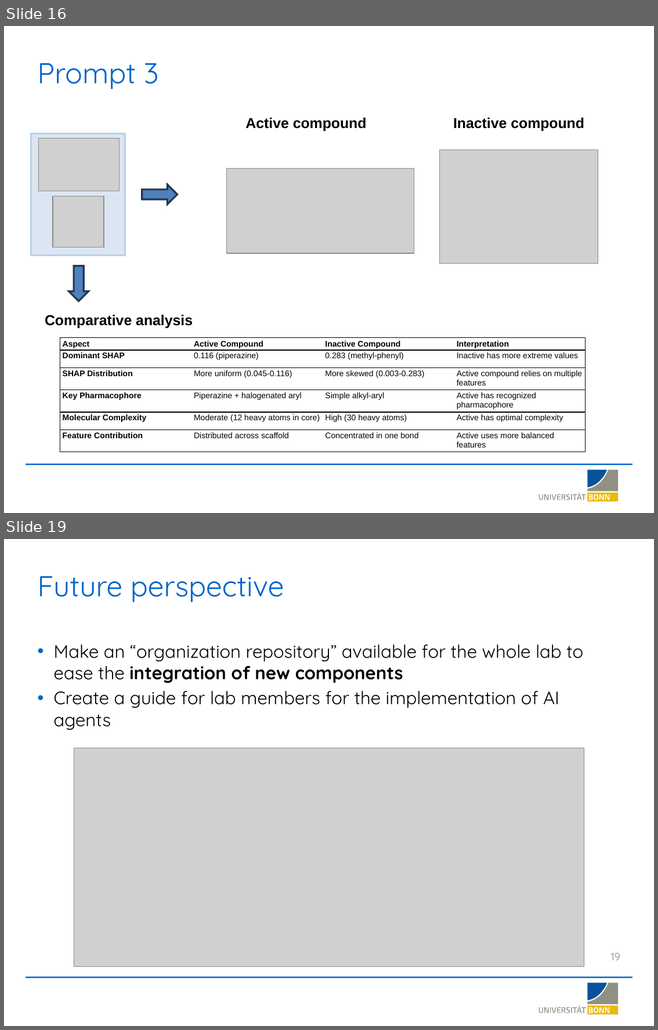
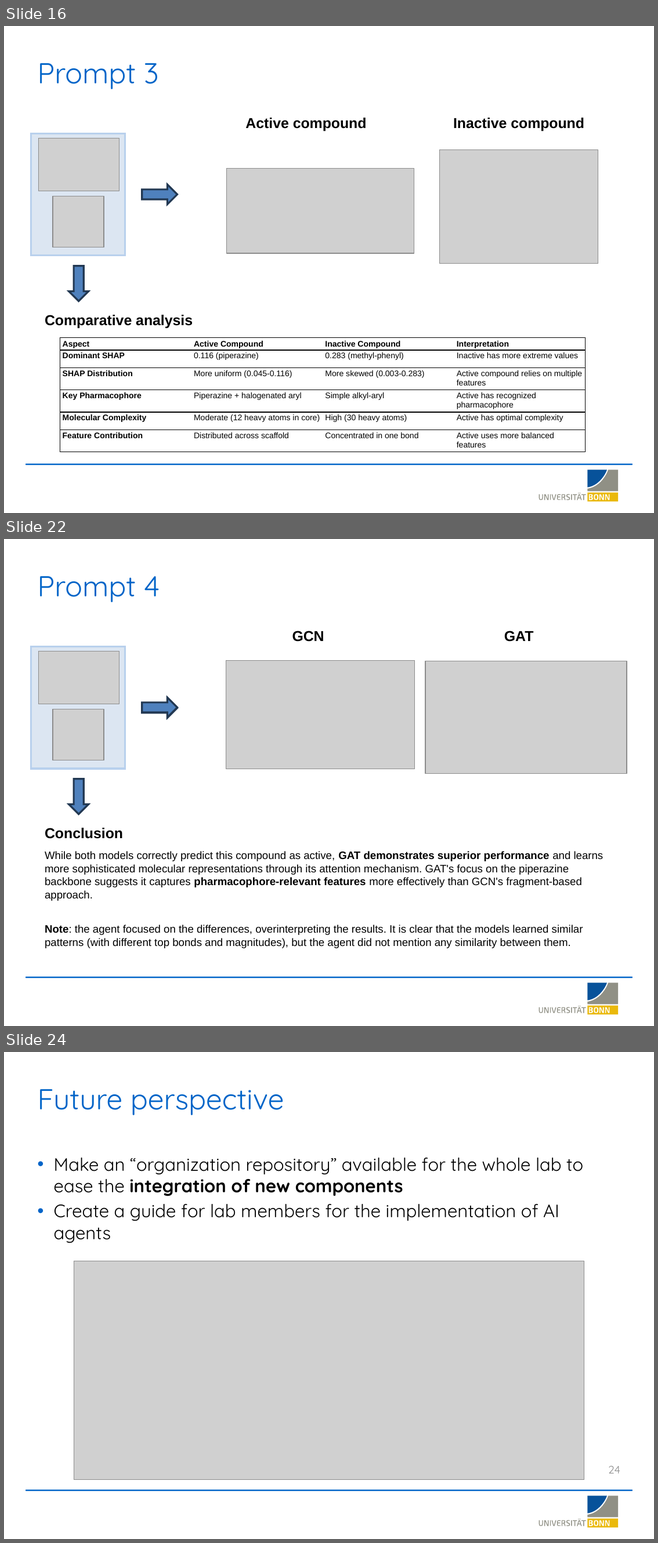
Before and after one commit to LSI-Uni-Bonn/ChemicHAL, a slide deck: slides/AI_Agent_Explainability.pptx. Shown one above the other, each under a label of ours: slides 16 and 19 before the commit, slides 16, 22 and 24 after it; the slides between them are not shown. The pictures are 658x1030 and 658x1543 pixels, drawn with LibreOffice and Linux fonts; fonts in the diff are those of the drawing; grey boxes stand for pictures; background and template pictures are left out. Boxes give left, top, right and bottom in pixels: in the first picture for what was removed or moved away, otherwise in the second. Text is boxed around its words. In the diff, an @@ line names an element or a change of style, - is before the commit and + after.

Commit message:
Update AI Agent Explainability presentation slides

```diff
--- a/slides/AI_Agent_Explainability.pptx
+++ b/slides/AI_Agent_Explainability.pptx
@@ slide 22 added at [4, 539, 654, 1026], background #FFFFFF; not listed: 20 template elements that a slide beside it also shows @@
@@ title added at [38, 576, 160, 602], 32 pt, text #0064C8 @@
+Prompt 4
@@ rectangle added at [31, 647, 125, 769], fill #DCE6F2, outline #B8D0ED 2 pt @@
@@ picture added at [226, 660, 415, 769] @@
@@ picture added at [425, 661, 626, 773] @@
@@ right arrow added at [141, 698, 177, 718], fill #4F81BD, outline #233953 2 pt @@
@@ group added at [31, 631, 534, 814]: 2 pictures, 2 right arrows, 2 texts, 1 rectangle @@
+GCN
+GAT
@@ text added at [45, 828, 123, 839], 16 pt, text #000000, bold @@
+Conclusion
@@ text added at [45, 851, 603, 901], 12 pt, text #000000 @@
+While both models correctly predict this compound as active, GAT demonstrates superior performance and learns more sophisticated molecular representations through its attention mechanism. GAT's focus on the piperazine backbone suggests it captures pharmacophore-relevant features more effectively than GCN's fragment-based approach.
@@ text added at [45, 925, 583, 948], 12 pt, text #000000 @@
+Note: the agent focused on the differences, overinterpreting the results. It is clear that the models learned similar patterns (with different top bonds and magnitudes), but the agent did not mention any similarity between them.
@@ what was slide 19 is now slide 24 @@
@@ page number at [608, 1466, 620, 1474]: text changed @@
-19
+24
```
Also in this commit, not shown: 3 slides changed, 4 other slides added.
